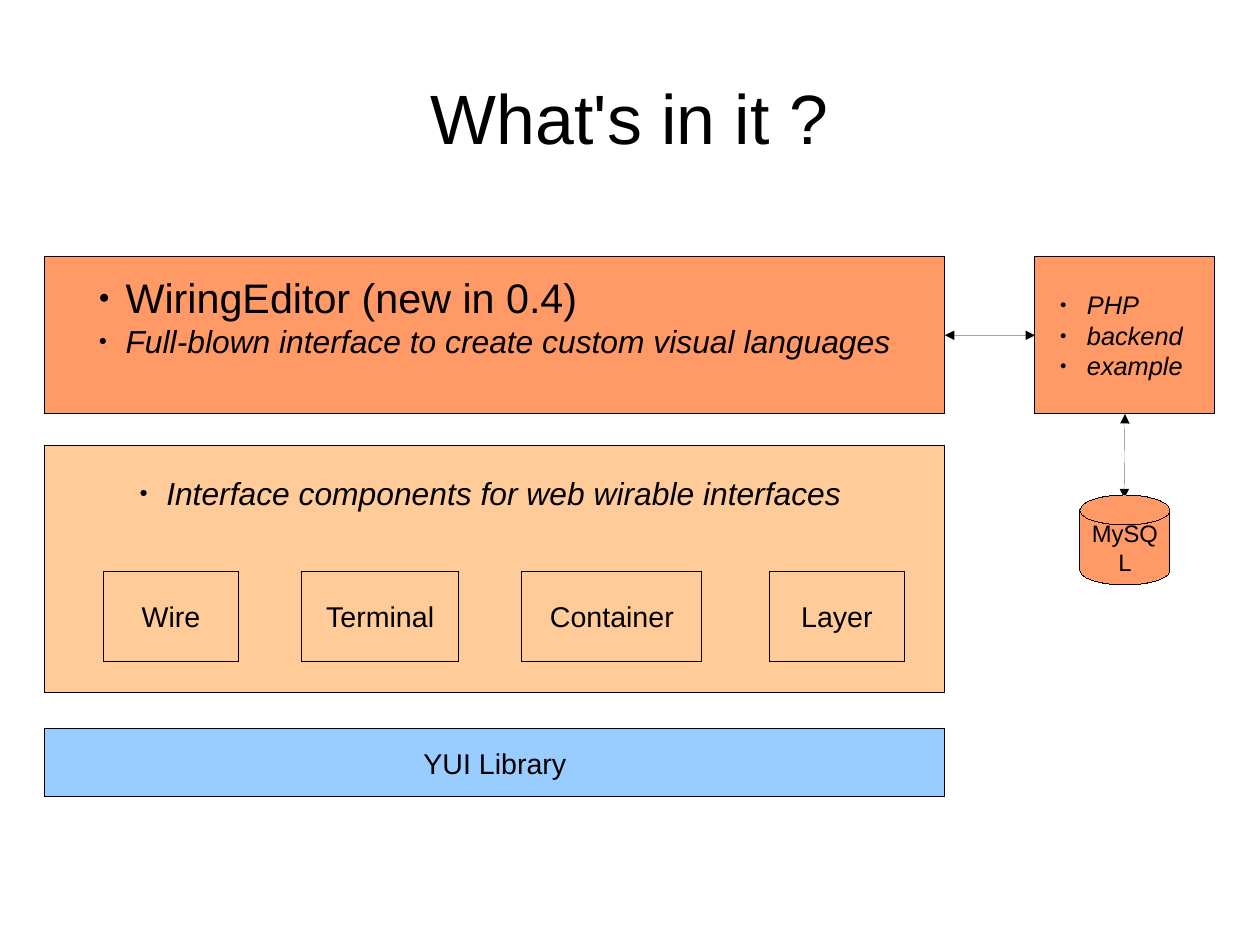
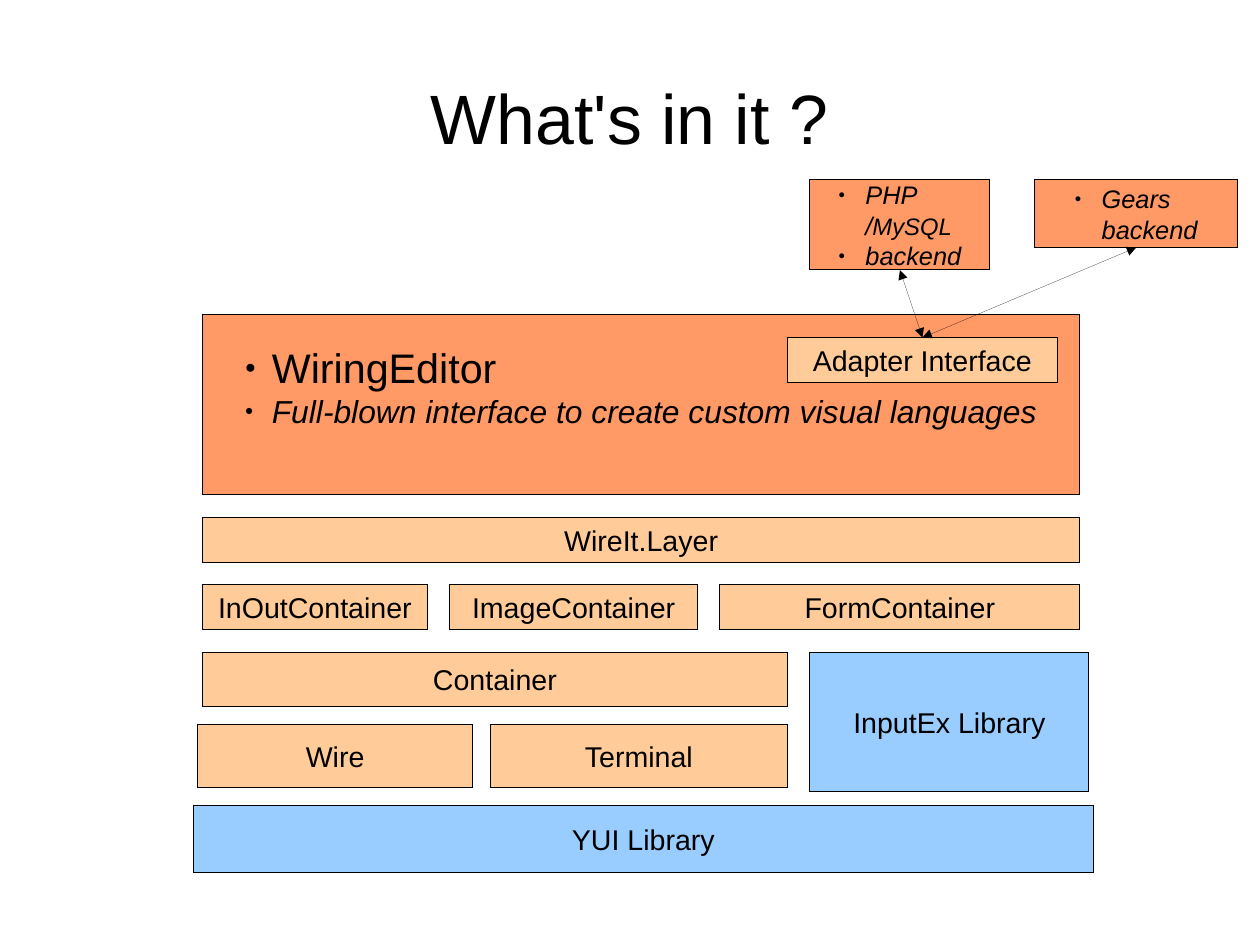
Before and after one commit to ericabouaf/wireit, a slide deck: slide 3 of res/WireIt presentation.odp. Drawn at 1260x945 pixels with LibreOffice and Linux fonts; fonts in the diff are those of the drawing. Boxes give left, top, right and bottom in pixels: in the first picture for what was removed or moved away, otherwise in the second. Text is boxed around its words. In the diff, an @@ line names an element or a change of style, - is before the commit and + after.

Commit message:
AjaxAdapter: method can also be a function

```diff
--- a/res/WireIt presentation.odp
+++ b/res/WireIt presentation.odp
@@ rectangle "PHP /MySQL": place and size @@
-rectangle "PHP /MySQL" at <box>1036,256,1215,414</box>
+rectangle "PHP /MySQL" at <box>811,180,990,270</box>
@@ text in rectangle at <box>865,186,951,240</box>: text changed; size 16 to 15 pt @@
-● PHP
+● PHP /MySQL
@@ rectangle added at <box>1036,180,1238,247</box>, fill #FF9966, outline #000000 0 pt, 16 pt, text #000000, italic @@
+● Gears backend
@@ double arrow moved from (946, 335) - (1036, 335) to (923, 337) - (1137, 248) @@
@@ double arrow added from (923, 337) to (900, 270), #000000 0 pt @@
@@ rectangle "WiringEditor": place and size @@
-rectangle "WiringEditor" at <box>45,256,944,414</box>
+rectangle "WiringEditor" at <box>202,316,1080,495</box>
@@ text in rectangle at <box>272,353,497,391</box>: text changed @@
-● WiringEditor (new in 0.4)
+● WiringEditor
@@ rectangle added at <box>788,337,1058,382</box>, fill #FFCC99, outline #000000 0 pt, 18 pt, text #000000 @@
+Adapter Interface
@@ text in rectangle at <box>1087,356,1183,381</box>: paragraph removed @@
-● example
@@ double arrow removed from (1125, 414) to (1125, 499) @@
@@ rectangle removed at <box>45,446,944,694</box> @@
-● Interface components for web wirable interfaces
@@ cylinder removed at <box>1080,495,1171,585</box> @@
-MySQL
@@ rectangle "WireIt.Layer": place and size @@
-rectangle "WireIt.Layer" at <box>769,572,904,662</box>
+rectangle "WireIt.Layer" at <box>202,518,1080,563</box>
@@ text in rectangle at <box>564,530,718,557</box>: text changed @@
-Layer
+WireIt.Layer
@@ rectangle added at <box>202,585,428,630</box>, fill #FFCC99, outline #000000 0 pt, 18 pt, text #000000 @@
+InOutContainer
@@ rectangle added at <box>450,585,699,630</box>, fill #FFCC99, outline #000000 0 pt, 18 pt, text #000000 @@
+ImageContainer
@@ rectangle added at <box>720,585,1080,630</box>, fill #FFCC99, outline #000000 0 pt, 18 pt, text #000000 @@
+FormContainer
@@ rectangle "Container": place and size @@
-rectangle "Container" at <box>523,572,702,662</box>
+rectangle "Container" at <box>202,653,788,707</box>
@@ rectangle added at <box>811,653,1090,792</box>, fill #99CCFF, outline #000000 0 pt, 18 pt, text #000000 @@
+InputEx Library
@@ rectangle "Wire": place and size @@
-rectangle "Wire" at <box>104,572,239,662</box>
+rectangle "Wire" at <box>198,725,472,788</box>
@@ rectangle "Terminal": place and size @@
-rectangle "Terminal" at <box>302,572,460,662</box>
+rectangle "Terminal" at <box>491,725,788,788</box>
@@ rectangle "YUI Library": place and size @@
-rectangle "YUI Library" at <box>45,729,944,797</box>
+rectangle "YUI Library" at <box>193,806,1093,874</box>
```
Also in this commit, not shown: 8 other slides changed, 1 slide added, 3 other files.
